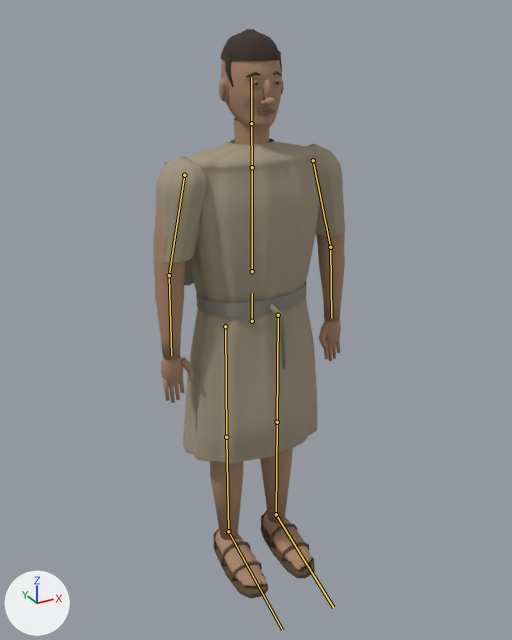
Before and after pictures for a commit that changed the glTF model public/models/return-mason.glb.
Before and after are seen from a camera (50 mm lens) standing at (-0.954, -1.758, 1.76) and looking at (-0.017, -0.055, 0.908). The lights are fixed; the arrows at lower left show +X, +Y and +Z. The older version comes first. The bones that change, and the others that lie on the model, are drawn over the model as lines.

In view in the first picture: 'hair-surface.014', 'iris-surface.014', 'leather-surface.011', 'lip-surface.014', 'return-wool-shoulder-wrap-surface', 'return-woven-tunic-surface', 'skin-surface.014'.
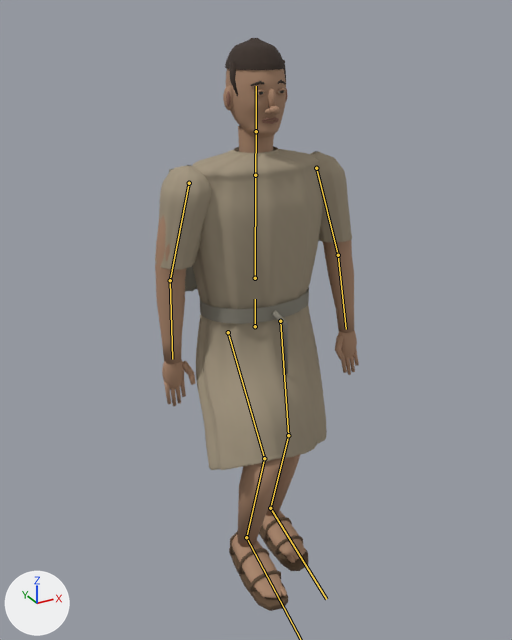
The newer file adds an action. The first version stands in its rest pose; the second is drawn at frame 7 of the action 'StartWalk'.

Location of each change, [x1, y1, x2, y2] in pixels of the pictures (512 x 640 px):
'return-woven-tunic-surface', posed
    before: [153, 139, 345, 464]
    after: [155, 146, 352, 470]
'skin-surface.014', posed (7% wider)
    before: [154, 60, 345, 586]
    after: [155, 68, 359, 598]
'leather-surface.011', posed
    before: [213, 511, 315, 599]
    after: [229, 517, 308, 611]
'return-wool-shoulder-wrap-surface', posed (mostly hidden)
    before: [165, 162, 307, 369]
    after: [169, 169, 309, 375]
'hair-surface.014', posed
    before: [221, 29, 282, 87]
    after: [225, 38, 286, 96]
'lip-surface.014', posed
    before: [222, 81, 283, 116]
    after: [226, 89, 288, 124]
bone 'hips', root to tip
    before: (252, 321) to (252, 293)
    after: (255, 326) to (255, 299)
bone 'armL', root to tip
    before: (184, 175) to (169, 275)
    after: (189, 183) to (170, 280)
bone 'forearmL', root to tip
    before: (169, 275) to (171, 355)
    after: (170, 280) to (172, 359)
bone 'armR', root to tip
    before: (313, 160) to (330, 247)
    after: (316, 168) to (338, 255)
bone 'forearmR', root to tip
    before: (330, 247) to (331, 318)
    after: (338, 255) to (346, 329)
bone 'thighL', root to tip
    before: (225, 326) to (226, 437)
    after: (228, 332) to (264, 458)
bone 'shinL', root to tip
    before: (226, 437) to (228, 531)
    after: (264, 458) to (246, 537)
bone 'thighR', root to tip
    before: (278, 315) to (277, 422)
    after: (280, 321) to (288, 435)
bone 'shinR', root to tip
    before: (277, 422) to (276, 514)
    after: (288, 435) to (270, 508)
bone 'footR', root to tip
    before: (276, 514) to (333, 607)
    after: (270, 508) to (326, 599)

What the commit changed:
Bone 'hips' (bone_hips) moves from (0.0, 0.0, 0.0) to (0.009, -0.021, 0.0).
Bone 'armL' (bone_arml) turns from (0, 0, 0) to (4, -1, -1) degrees about its own x, y and z.
Bone 'forearmL' (bone_forearml) turns from (0, 0, 0) to (-5, 0, 0) degrees about its own x, y and z.
Bone 'armR' (bone_armr) turns from (0, 0, 0) to (-5, -1, -1) degrees about its own x, y and z.
Bone 'forearmR' (bone_forearmr) turns from (0, 0, 0) to (-5, 0, 0) degrees about its own x, y and z.
Bone 'thighL' (bone_thighl) turns from (0, 0, 0) to (-38, 1, 1) degrees about its own x, y and z.
Bone 'shinL' (bone_shinl) turns from (0, 0, 0) to (53, 0, 0) degrees about its own x, y and z.
Bone 'footL' (bone_footl) turns from (0, 0, 0) to (-12, 1, 0) degrees about its own x, y and z.
Bone 'thighR' (bone_thighr) turns from (0, 0, 0) to (-11, 0, 1) degrees about its own x, y and z.
Bone 'shinR' (bone_shinr) turns from (0, 0, 0) to (26, 0, 0) degrees about its own x, y and z.
Bone 'footR' (bone_footr) turns from (0, 0, 0) to (-16, 0, 0) degrees about its own x, y and z.
